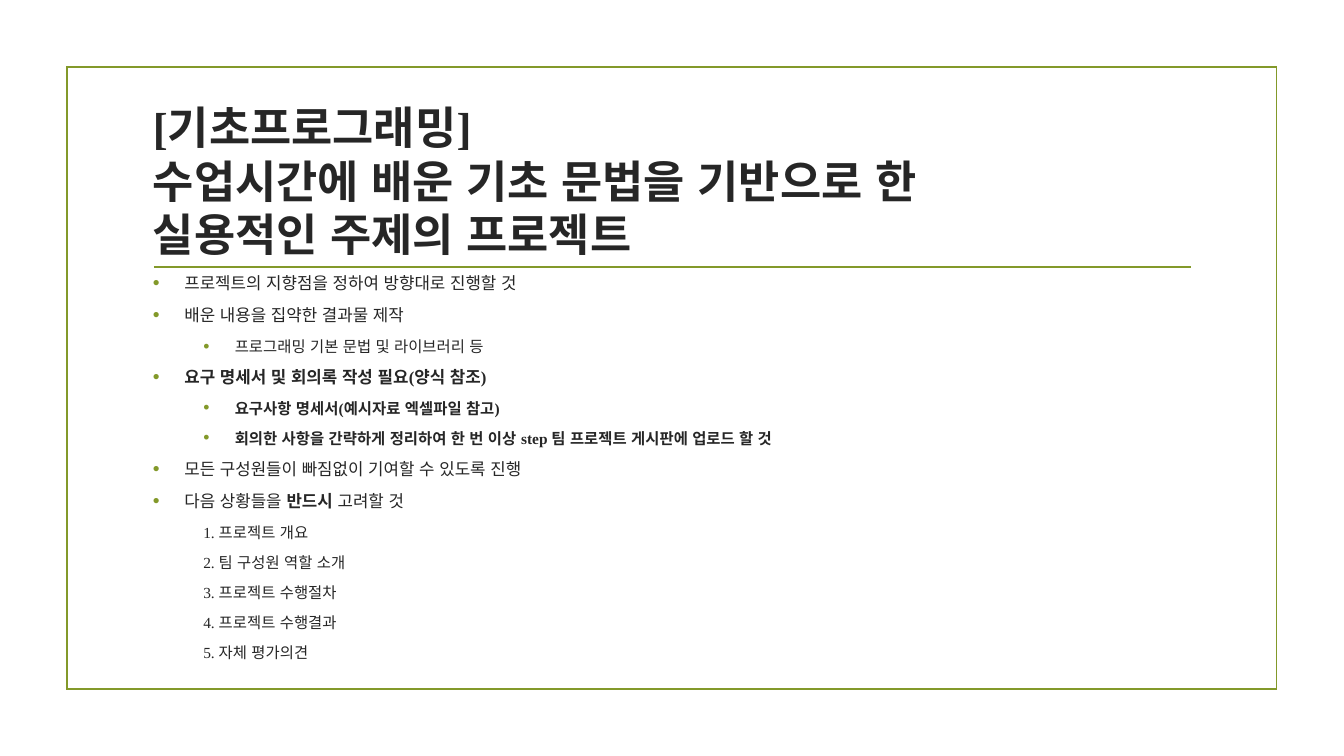
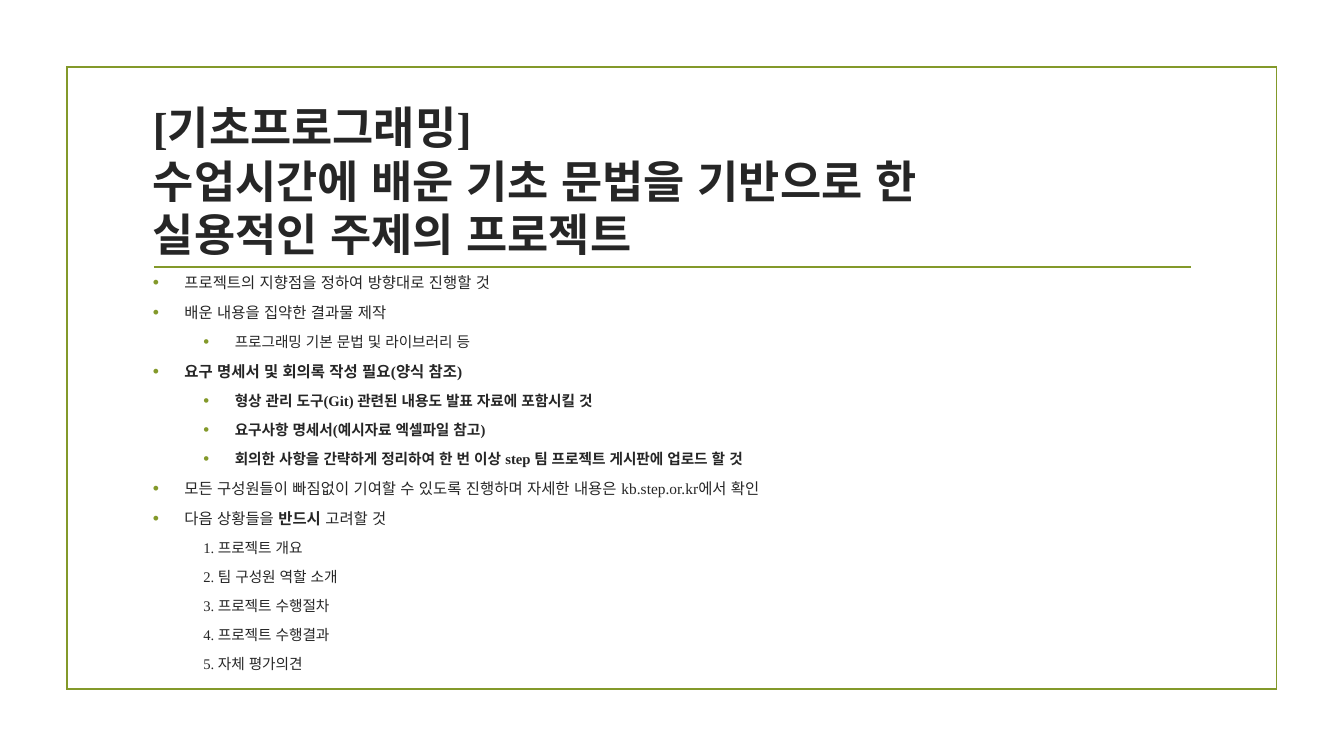
Before and after one commit to DongJoonLeeDJ/20230206_AI_9, a slide deck: slide 1 of C/기초프로그래밍 프로젝트 진행 공지 ppt.pptx. Drawn at 1344x756 pixels with LibreOffice and Linux fonts; fonts in the diff are those of the drawing; background and template pictures are left out. Boxes give left, top, right and bottom in pixels: in the first picture for what was removed or moved away, otherwise in the second. Text is boxed around its words. In the diff, an @@ line names an element or a change of style, - is before the commit and + after.

```diff
--- a/C/기초프로그래밍 프로젝트 진행 공지 ppt.pptx
+++ b/C/기초프로그래밍 프로젝트 진행 공지 ppt.pptx
@@ text at bbox=[184, 275, 743, 670]: size 12 to 11 pt in "프로젝트의 지향점을 정하여 방향대로 진행할 것", "배운 내용을 집약한 결과물 제작", "요구 명세서 및 회의록 작성 필요(양식 참조)", "다음 상황들을 반드시 고려할 것"; size 11 to 10.5 pt in "프로그래밍 기본 문법 및 라이브러리 등", "요구사항 명세서(예시자료 엑셀파일 참고)", "회의한 사항을 간략하게 정리하여 한 번 이상 ...", "1. 프로젝트 개요" and 4 more places @@
@@ text at bbox=[235, 393, 593, 409]: paragraph added @@
+  • 형상 관리 도구(Git) 관련된 내용도 발표 자료에 포함시킬 것
@@ text at bbox=[184, 481, 759, 498]: text changed; size 12 to 11 pt @@
-• 모든 구성원들이 빠짐없이 기여할 수 있도록 진행
+• 모든 구성원들이 빠짐없이 기여할 수 있도록 진행하며 자세한 내용은 kb.step.or.kr에서 확인
```
